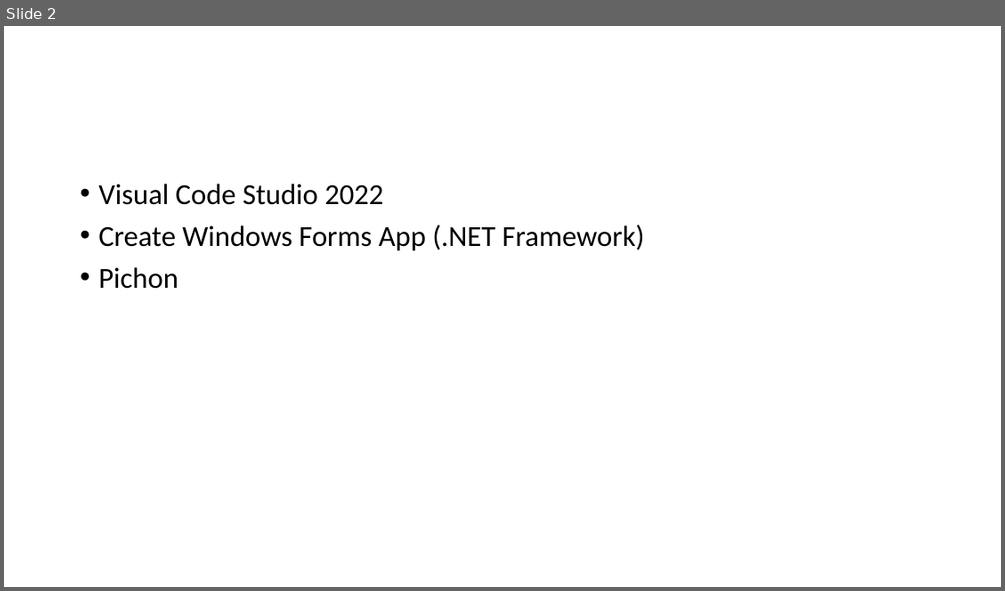
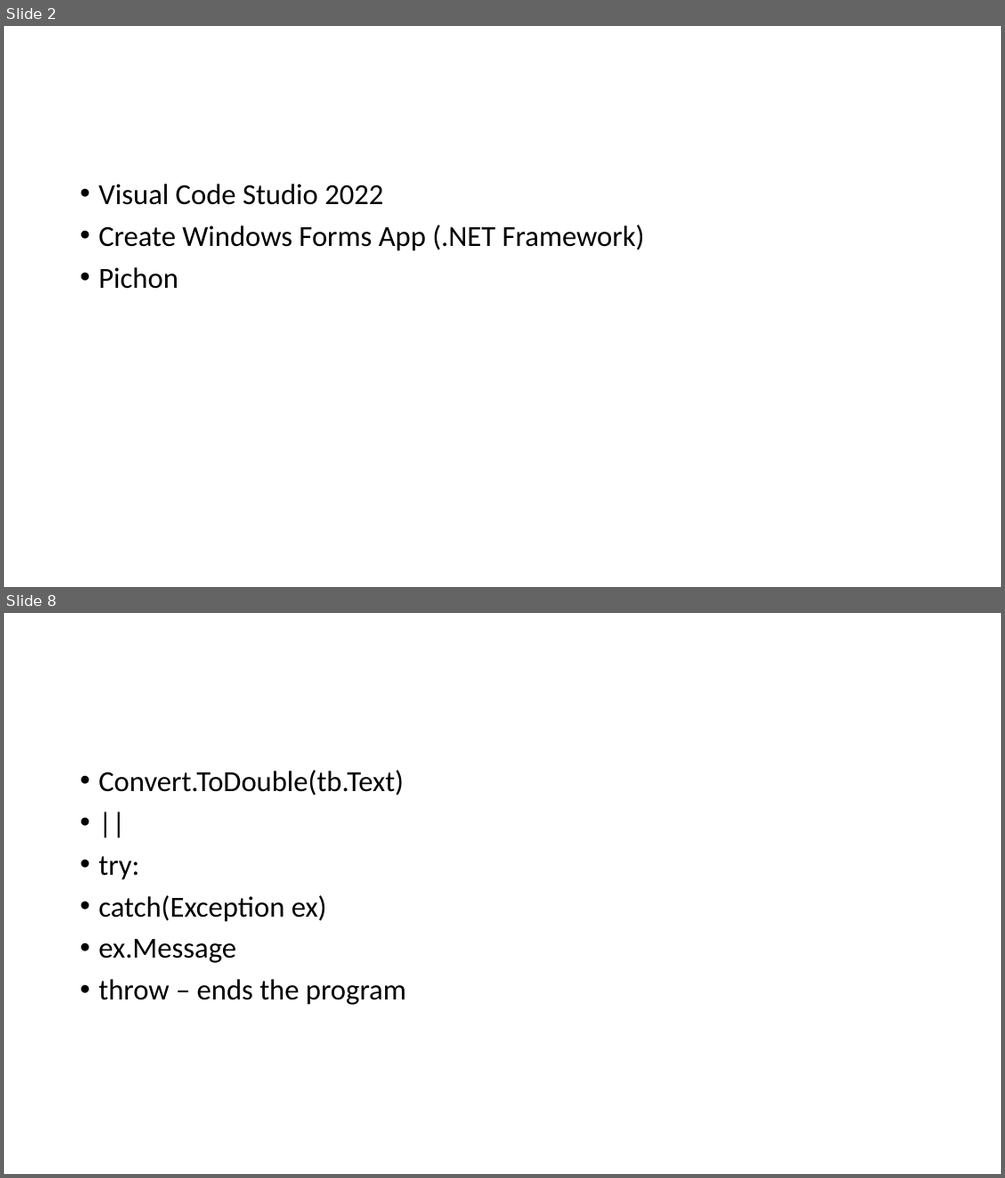
Before and after one commit to benicastro/internship-software-engineer, a slide deck: Serving Intel.pptx. Shown one above the other, each under a label of ours: slide 2 before the commit, slides 2 and 8 after it; the slides between them are not shown. The pictures are 1005x591 and 1005x1178 pixels, drawn with LibreOffice and Linux fonts; fonts in the diff are those of the drawing. Boxes give left, top, right and bottom in pixels: in the first picture for what was removed or moved away, otherwise in the second. Text is boxed around its words. In the diff, an @@ line names an element or a change of style, - is before the commit and + after.

```diff
--- a/Serving Intel.pptx
+++ b/Serving Intel.pptx
@@ slide 8 added at bbox=[4, 613, 1001, 1174], background #FFFFFF @@
@@ text added at bbox=[98, 770, 406, 1005], 28 pt, text #000000 @@
+• Convert.ToDouble(tb.Text)
+• ||
+• try:
+• catch(Exception ex)
+• ex.Message
+• throw – ends the program
```
Also in this commit, not shown: 21 other slides added.
